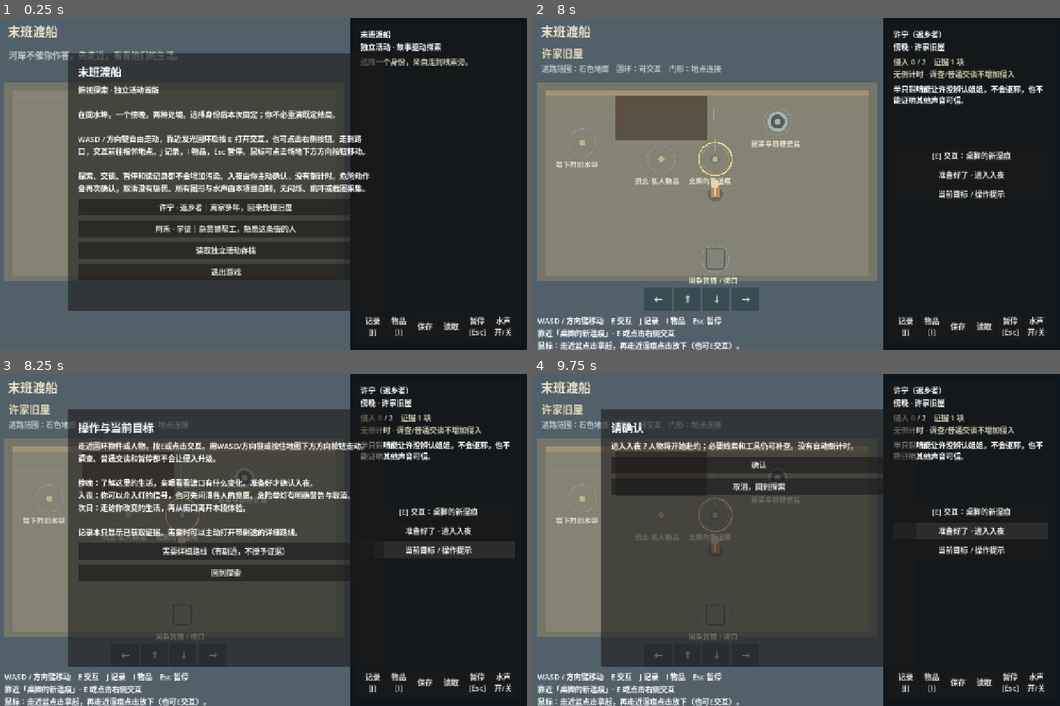
Above: before the commit, frames 1-4 (two rows, left to right).
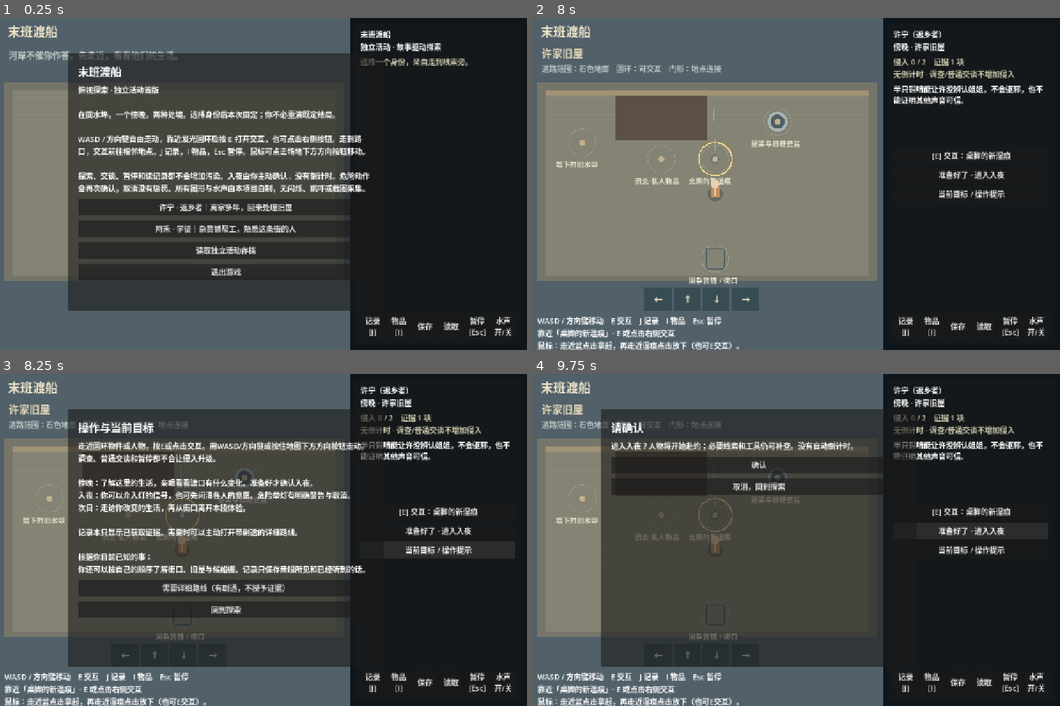
Above: after the commit, the same moments.

Repository: questroot/Cun
Game: Godot game, scene res://main.tscn
Same seed, same stepped clock (60 frames per second), same inputs: the game is played once before the commit and once after it.
Inputs:
- Up to frame 1 (0.25 s): no input
- Up to frame 2 (8 s): click "读取独立活动存档" at 0.5 s; click "记录 [J]" at 1.25 s; click "物品 [I]" at 2 s; click "保存" at 2.75 s; click "读取" at 3.5 s; click "暂停 [Esc]" at 4.25 s; click "水声 开/关" at 5 s; click "确认" at 5.75 s; click "返回" at 6.5 s; click "许宁 · 返乡者｜离家多年，回来处理旧屋" at 7.25 s
- Up to frame 3 (8.25 s): click "当前目标 / 操作提示" at 8 s
- Up to frame 4 (9.75 s): click "[E] 交互：桌脚的新湿痕" at 8.75 s; click "准备好了 · 进入入夜" at 9.5 s

Frames 1-2 are identical in both runs. In frame 3, 8.6% of the frame differs, in the area x 14-70%, y 50-74%; in frame 4, nothing differs.

Commit message:
Expose shore conversation location and unresolved questions from known facts

Diff:
--- a/activities/last-ferry/game/main.gd
+++ b/activities/last-ferry/game/main.gd
@@ -394,7 +394,7 @@
 			add_object("street_gate", "回街口", Vector2(95, 570), "gate")
 			add_object("steps_gate", "去旧石阶", Vector2(750, 570), "gate")
 		"steps":
-			add_object("mooring", "系缆石", Vector2(460, 295))
+			add_object("mooring", "系缆石旁·河声与岸上交谈" if story.s.phase == "night" else "系缆石", Vector2(460, 295))
 			if story.flag("closing_release") and story.s.phase == "night": add_object("release_scene", "正收缆绳的沈渡与岸上的人", Vector2(590,410), "npc")
 			if story.flag("closing_light") and story.s.phase == "night": add_object("closing_zhou", "提着钟柄等你的周伯", Vector2(590, 410), "npc")
 			if not story.flag("tool_returned") and not story.item("老葛的工具袋"): add_object("toolbag", "湿阶低处的布袋", Vector2(235, 355))
@@ -447,7 +447,7 @@
 		open_modal("当晚还没结束", "黄灯已经亮了，装置不必再重做。\n" + ("周伯已在旧阶敲过钟。可以继续在岸上听一会儿、同他说话，再由你选择‘今夜到这里，迎接天明’。没有倒计时。" if story.flag("closing_rang") else "周伯去了旧石阶，等你在干阶上陪他把钟敲完。从候船棚东侧路口过去，走近他再交互；不必登船或再找物品。"))
 		button(modal_body, "回到岸上", close_modal)
 		return
-	open_modal("操作与当前目标", "走近圆环物件或人物，按E或点击交互。用WASD/方向键或按住地图下方方向按钮走动。调查、普通交谈和暂停都不会让侵入升级。\n\n傍晚：了解这里的生活，亲眼看看渡口有什么变化。准备好才确认入夜。\n入夜：你可以介入灯的信号，也可先问清各人的意愿。危险举灯有明确警告与取消。\n次日：走访你改变的生活，再从街口离开本段体验。\n\n记录本只显示已获取证据。需要时可以主动打开带剧透的详细路线。")
+	open_modal("操作与当前目标", "走近圆环物件或人物，按E或点击交互。用WASD/方向键或按住地图下方方向按钮走动。调查、普通交谈和暂停都不会让侵入升级。\n\n傍晚：了解这里的生活，亲眼看看渡口有什么变化。准备好才确认入夜。\n入夜：你可以介入灯的信号，也可先问清各人的意愿。危险举灯有明确警告与取消。\n次日：走访你改变的生活，再从街口离开本段体验。\n\n记录本只显示已获取证据。需要时可以主动打开带剧透的详细路线。\n\n根据你目前已知的事：\n" + story.current_questions())
 	button(modal_body, "需要详细路线（有剧透，不授予证据）", func(): confirm("详细路线会直接说明三个结果的条件，仍要查看？", show_spoiler_help))
 	button(modal_body, "回到探索", close_modal)
 
--- a/activities/last-ferry/game/smoke_test.gd
+++ b/activities/last-ferry/game/smoke_test.gd
@@ -163,7 +163,10 @@
 			check(not at("steps", "shen"), "apprentice cannot auto-read boat conversation")
 			check(at("house", "exchange"), "explicit evidence exchange creates cooperation")
 			check(not state.item("铜哨"), "cooperation never steals private property")
+		var before_hint := JSON.stringify(state.s)
+		check(not state.current_questions().is_empty() and JSON.stringify(state.s) == before_hint, "ordinary guidance is read-only not evidence grant")
 		check(at("steps", "xu_voice"), "identify Xu then ask actual wish")
+		check("周伯" in state.current_questions(), "known departure inquiry points to still-unasked shore family")
 		check(not at("steps", "xiaoman_ask"), "anonymous river voice is not consent")
 		check(at("steps", "xiaoman_recognize") and not state.has("xiaoman_wish"), "family recognition does not decide departure")
 		check(not at("steps", "xiaoman_ask"), "must hear life wishes before requesting final answer")
--- a/activities/last-ferry/game/story_state.gd
+++ b/activities/last-ferry/game/story_state.gd
@@ -68,6 +68,23 @@
 	for pair in [["timetable","旧通航告示"],["lamp","白灯罩"],["bell","缺舌铜钟"],["covenant","黄灯底座与周伯的旧约"]]:
 		if not has(pair[0]): missing.append(pair[1])
 	return "、".join(missing) if not missing.is_empty() else "无；现在可以直接向周伯说明所见。"
+
+func current_questions() -> String:
+	if s.phase == "epilogue": return "天已亮，可以走访当地人，再从街口确认离开。借来的物品仍可亲手归还。"
+	var lines: Array[String] = []
+	if has("covenant") and not core(): lines.append("你已听过旧约，但还没亲眼核对：" + missing_sources())
+	if flag("signal_compared") and not flag("consent"):
+		lines.append("你已提出两种信号的区别。" + ("还没有听周伯为什么放不下这处等候；可以直接问他。" if not flag("heard_zhou") else "可以向周伯提出自己做得到的安排，不必许诺守一辈子。"))
+	if s.phase == "night":
+		lines.append("旧阶系缆石旁是河声传到岸上的位置；不登船也可在那儿听、辨认或传话。")
+		if has("xu_wish") or has("shen_wish") or has("xiaoman_wish"):
+			if not has("xu_wish"): lines.append("许宁还没有明确问过弟弟对这程的意愿。")
+			if not has("xiaoman_wish"): lines.append("周伯还没有在旧阶辨认女儿、听她谈以后并明确询问这次渡程。")
+			if not has("shen_wish"): lines.append("摆渡人的答复尚未确认；阿禾须由许宁明确转述，不能替她读到船上说话。")
+			if has("xu_wish") and has("xiaoman_wish") and has("shen_wish") and not flag("returned"): lines.append("三方已作答，旧物还没有经本人同意归还；可在旧阶谈此事。")
+			if flag("returned") and not flag("zhou_farewell"): lines.append("旧物已归还。周伯还在候船棚，须带回答复，不能替他答应最后敲钟。")
+	if lines.is_empty(): return "你还可以按自己的顺序了解街口、旧屋与候船棚。记录只保存亲眼所见和已经听到的话。"
+	return "\n\n".join(lines)
 
 func farewell_ready() -> bool:
 	return core() and has("xu_wish") and has("xiaoman_wish") and has("shen_wish") and flag("returned") and flag("zhou_farewell")
Not shown, changed: PROJECT_STATUS.md
